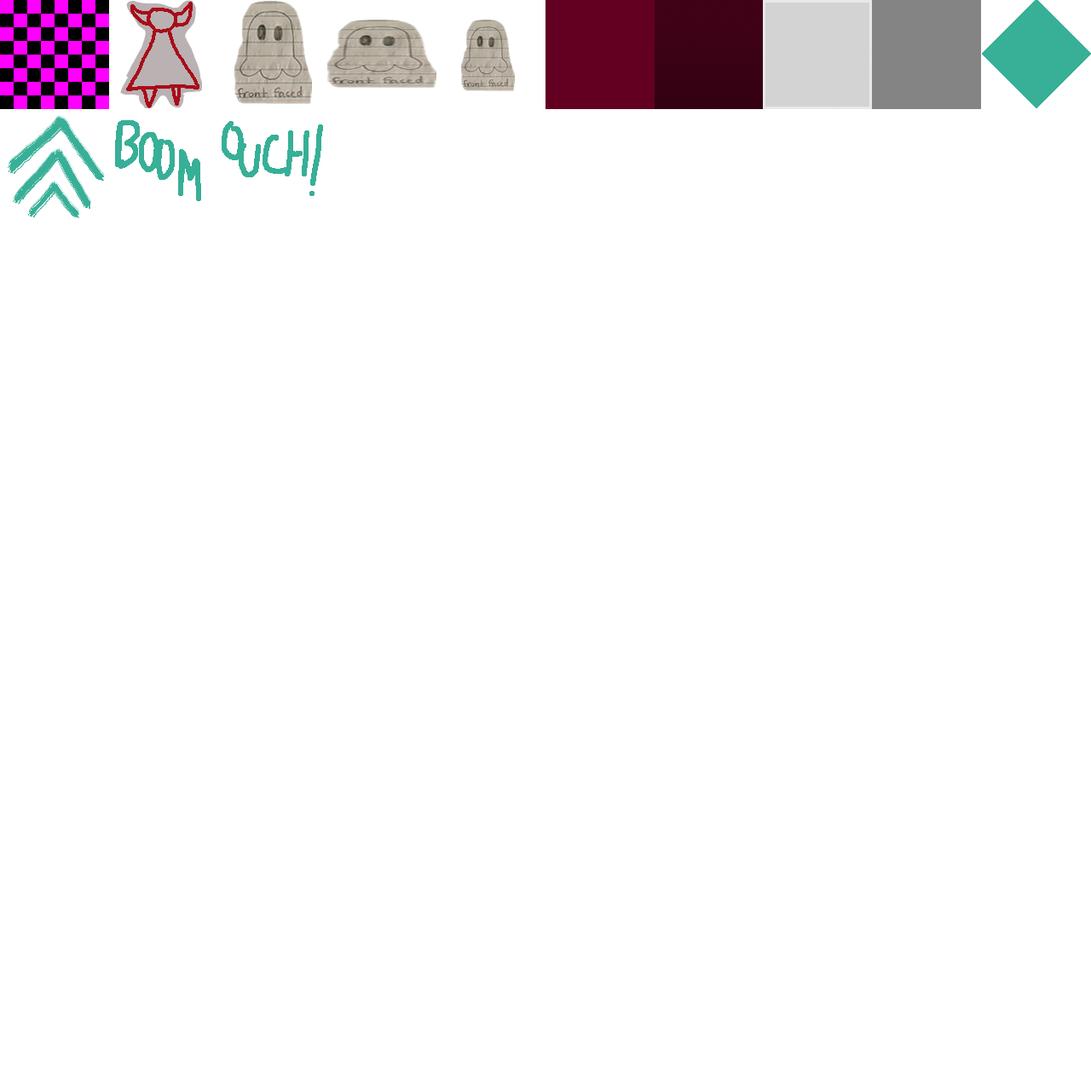
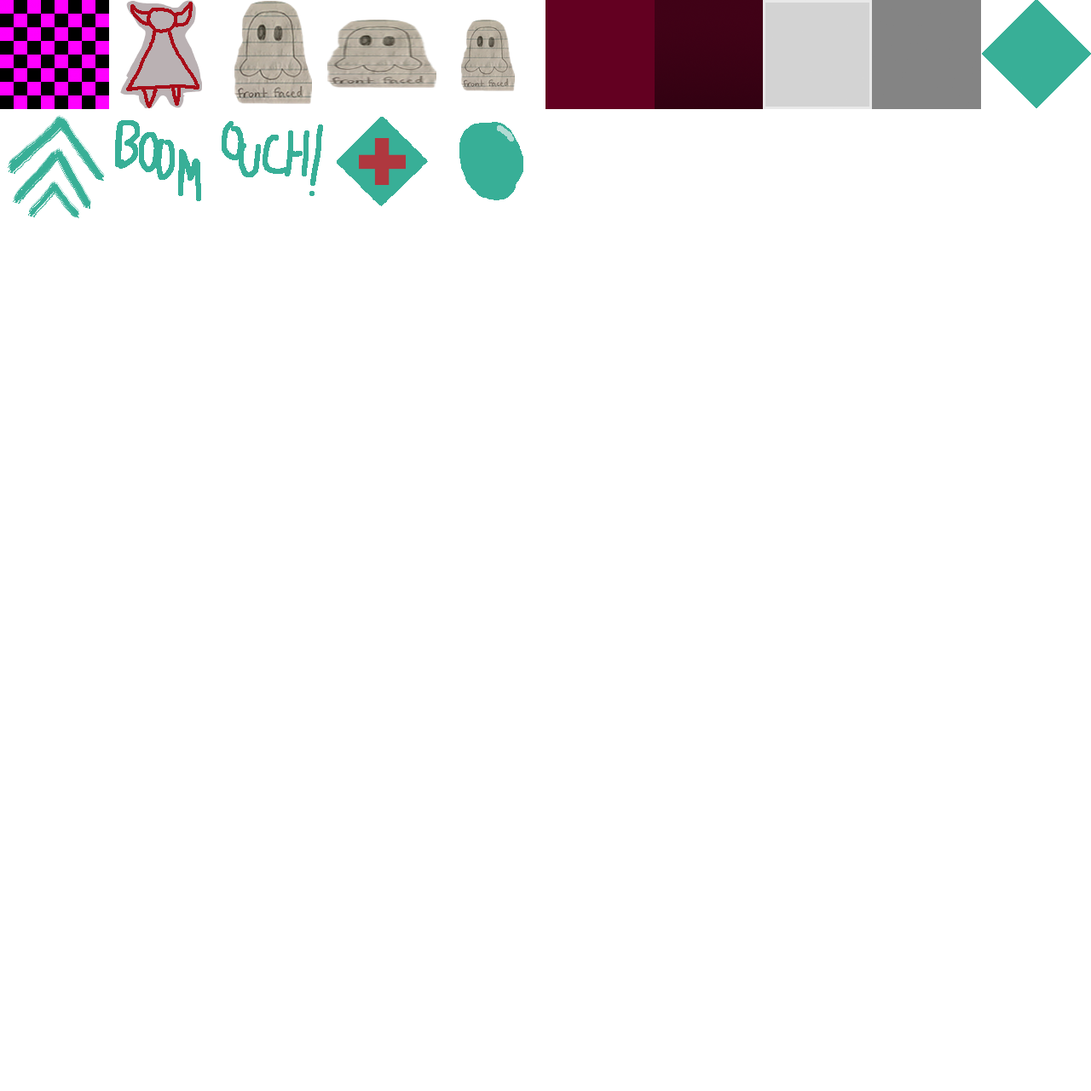
The second (1091, 1091) image is a revision of the first. Changes to its layers:
added layer "Layer 7" above "Rectangle 1 copy" over (x1=459, y1=121, x2=524, y2=201)
added layer "Rectangle 1 copy" above "Layer 6" over (x1=359, y1=138, x2=406, y2=186)
added layer "Layer 6" above "pixil-frame-0" over (x1=336, y1=116, x2=429, y2=207)
